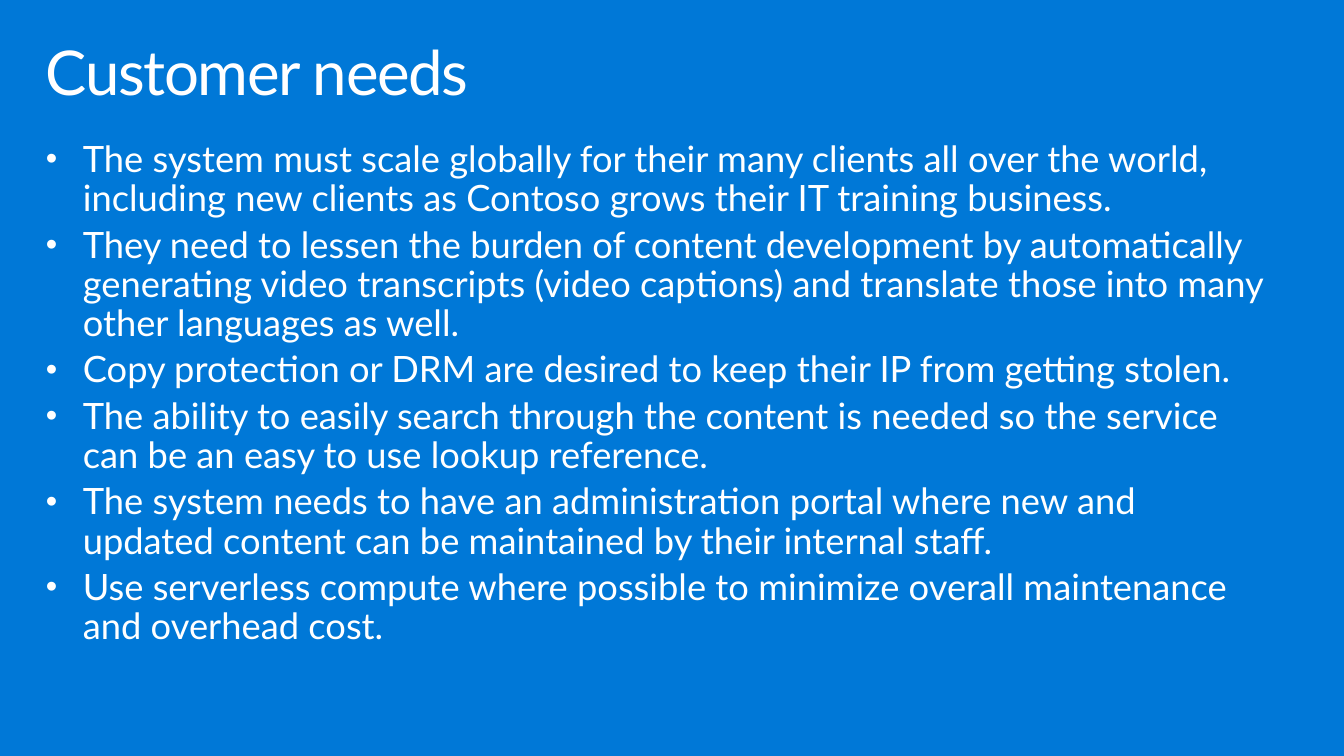
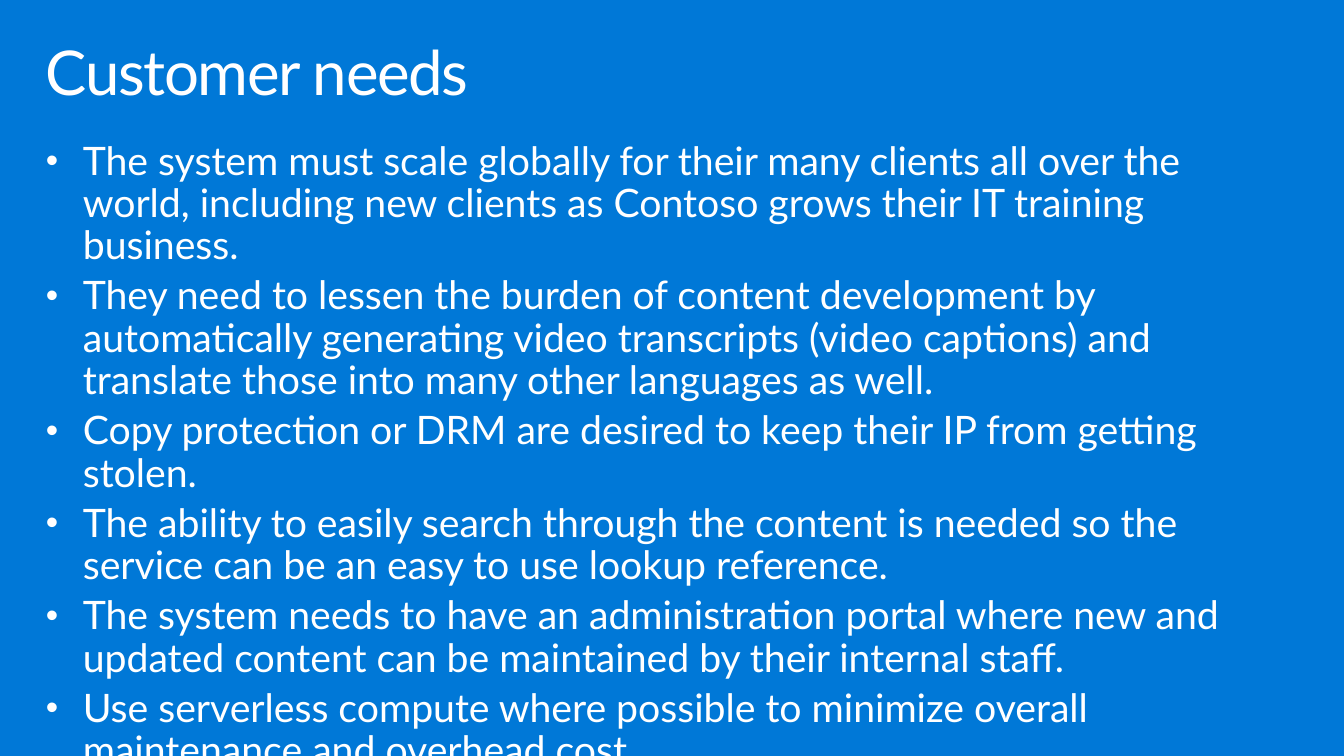
Before and after one commit to tebe372/MCW-Media-AI, a slide deck: slide 9 of Whiteboard design session/WDS trainer presentation - Media AI.pptx. Drawn at 1344x756 pixels with LibreOffice and Linux fonts; fonts in the diff are those of the drawing. Boxes give left, top, right and bottom in pixels: in the first picture for what was removed or moved away, otherwise in the second. Text is boxed around its words. In the diff, an @@ line names an element or a change of style, - is before the commit and + after.

```diff
--- a/Whiteboard design session/WDS trainer presentation - Media AI.pptx
+++ b/Whiteboard design session/WDS trainer presentation - Media AI.pptx
@@ text "The system must scale globally ..." at box(83, 146, 1219, 729): size 25.9 to 28 pt @@
```
Also in this commit, not shown: 2 other files.
